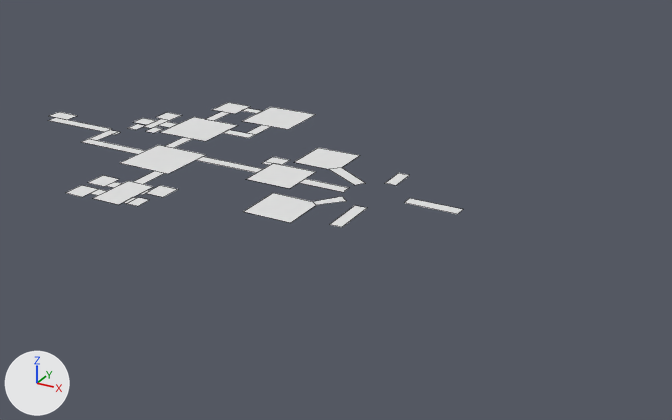
Two versions of the FBX model Assets/Level_Design/Models/PrototypeLevels/Level2/Level2Ground.fbx, one commit apart.
Before and after are seen from a 50 mm camera at (-60.9, -195.4, 80.9) aimed at (-157.5, -19.8, -6.9). Lighting does not change. The marker at lower left points along +X, +Y and +Z. Mesh edges are drawn as thin lines. Materials are left out; every surface is plain grey. Where no turn or scale is listed for an object, it has been applied to the vertices. Vertices at the same position are counted once.

Objects in the first picture: 'Level2Ground'.
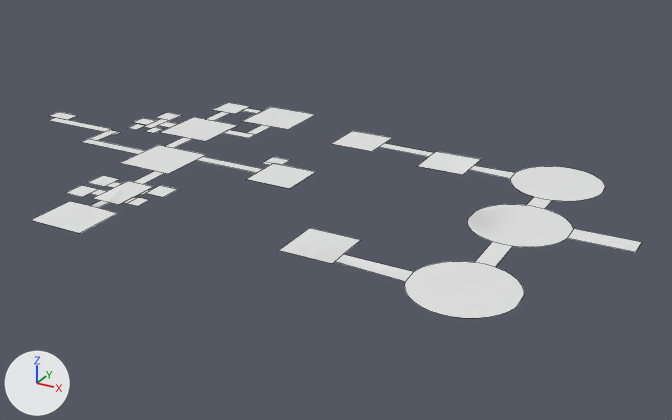
Boxes (x1, y1, x2, y2) around the edits, measured in the pictures (672 x 420 px):
'Level2Ground', reshaped: before (48, 102, 463, 227); after (32, 102, 642, 318)
part 1 of me_plane_001, added: after (280, 131, 642, 318)
part 2 of me_plane_001, deleted: before (243, 148, 463, 227)
part 3 of me_plane_001, built on: before (94, 181, 154, 205); after (32, 181, 154, 233)

The change in detail:
me_plane_001 is used by ob_level2ground; location (-126.0, -23.0, 0.0).
Verts and faces of me_plane_001; kept vertices keep their numbers, new ones are numbered from 247.
Before the commit, vertices of me_plane_001: 58 (-74.5, -31.0, 0.0) at pixel (92, 198), 59 (-67.0, -31.0, 0.0) at pixel (118, 204), 60 (-74.5, -19.0, 0.0) at pixel (128, 180), 61 (-67.0, -19.0, 0.0) at pixel (153, 186).
me_plane_001 had 247 vertices, 42 faces and spanned x -126.3..0.0, y -32.8..45.5, z 0.0.
me_plane_001 now has 261 vertices, 48 faces and spans x -126.3..37.5, y -46.3..45.5, z -0.1..0.3.
me_plane_001 part 1: a new loose piece of 119 vertices spanning x -45.4..37.5, y -41.0..38.8, z -0.1..0.3.
me_plane_001 part 2: 6 loose pieces with 37 vertices, spanning x -47.0..0.0, y -21.0..22.0, z 0.0, are deleted.
Part 3, on me_plane_001:
Faces deleted: (58, 59, 61, 60).
New vertex 247 is at (-72.0, -31.0, 0.0), pixel (101, 200).
New vertex 248 is at (-69.5, -31.0, 0.0), pixel (109, 202).
New vertex 249 is at (-72.0, -34.5, 0.0), pixel (90, 205).
New vertex 250 is at (-69.5, -34.5, 0.0), pixel (98, 207).
New vertex 251 is at (-77.8, -34.7, 0.0), pixel (69, 201).
New vertex 252 is at (-64.0, -34.7, 0.0), pixel (117, 213).
New vertex 253 is at (-77.8, -46.3, 0.0), pixel (30, 220).
New vertex 254 is at (-64.0, -46.3, 0.0), pixel (79, 233).
New vertex 255 is at (-68.3, -31.0, 0.0), pixel (114, 203).
New faces: (247, 249, 250, 248), (249, 251, 253, 254, 252, 250), (58, 247, 248, 255, 59, 61, 60).
